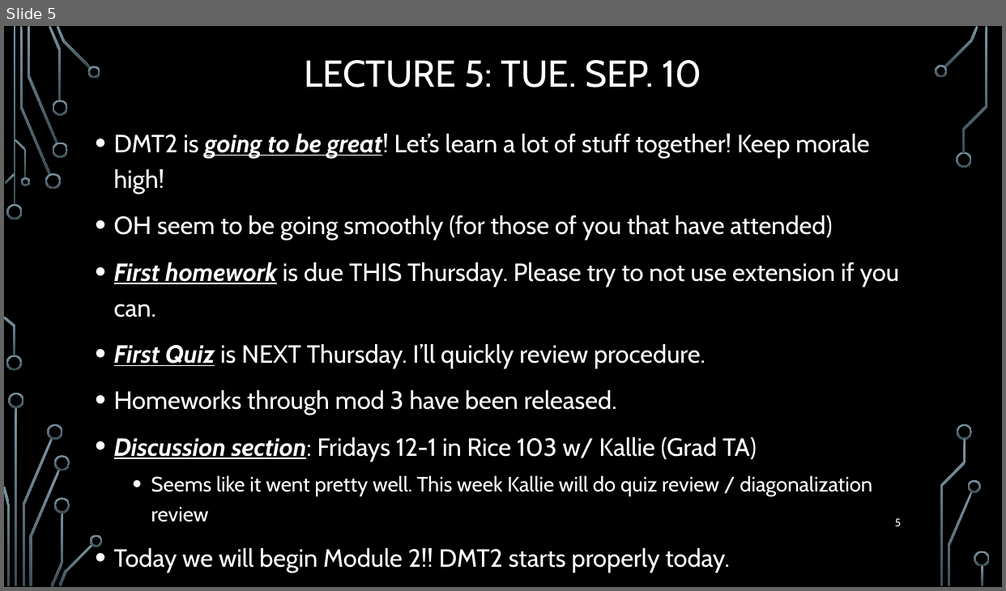
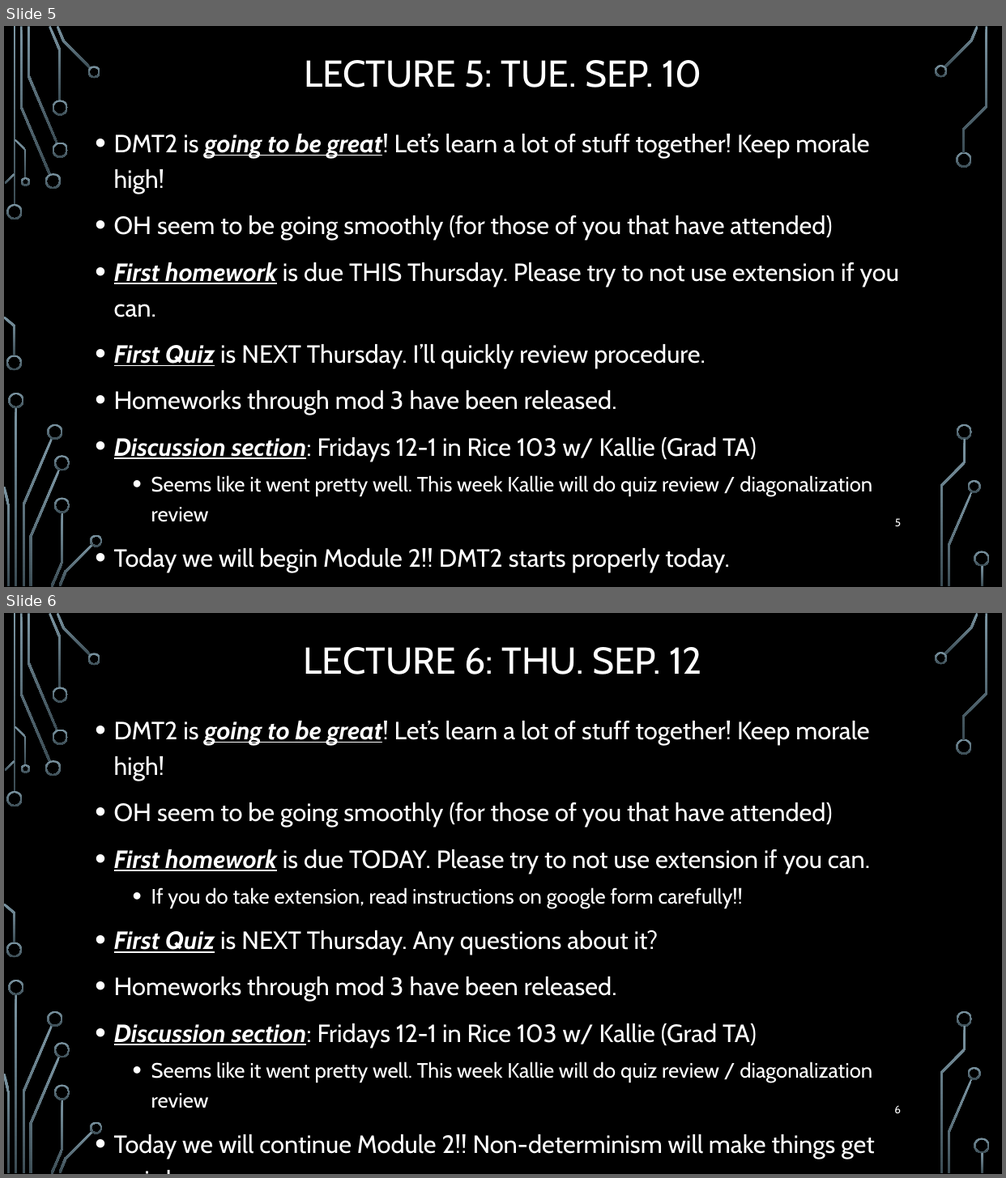
Before and after one commit to markfloryan/dmt2, a slide deck: slides/00-DailyAnnouncements.pptx. Shown one above the other, each under a label of ours: slide 5 before the commit, slides 5 and 6 after it. The pictures are 1006x591 and 1006x1178 pixels, drawn with LibreOffice and Linux fonts; fonts in the diff are those of the drawing; background and template pictures are left out. Boxes give left, top, right and bottom in pixels: in the first picture for what was removed or moved away, otherwise in the second. Text is boxed around its words. In the diff, an @@ line names an element or a change of style, - is before the commit and + after.

```diff
--- a/slides/00-DailyAnnouncements.pptx
+++ b/slides/00-DailyAnnouncements.pptx
@@ slide 6 added at <box>4,613,1002,1174</box>, background picture (left out); not listed: 36 template elements that a slide beside it also shows @@
@@ title added at <box>304,647,702,675</box>, 36 pt, text #FFFFFF @@
+LECTURE 6: THU. SEP. 12
@@ text added at <box>114,721,874,1159</box>, 24 pt, text #FFFFFF @@
+• DMT2 is going to be great! Let’s learn a lot of stuff together! Keep morale high!
+• OH seem to be going smoothly (for those of you that have attended)
+• First homework is due TODAY. Please try to not use extension if you can.
+  • If you do take extension, read instructions on google form carefully!!
+• First Quiz is NEXT Thursday. Any questions about it?
+• Homeworks through mod 3 have been released.
+• Discussion section: Fridays 12-1 in Rice 103 w/ Kallie (Grad TA)
+  • Seems like it went pretty well. This week Kallie will do quiz review / diagonalization review
+• Today we will continue Module 2!! Non-determinism will make things get weird.
@@ page number added at <box>894,1105,901,1114</box>, 10.5 pt, text #FFFFFF @@
+6
```
Also in this commit, not shown: 2 other files.
